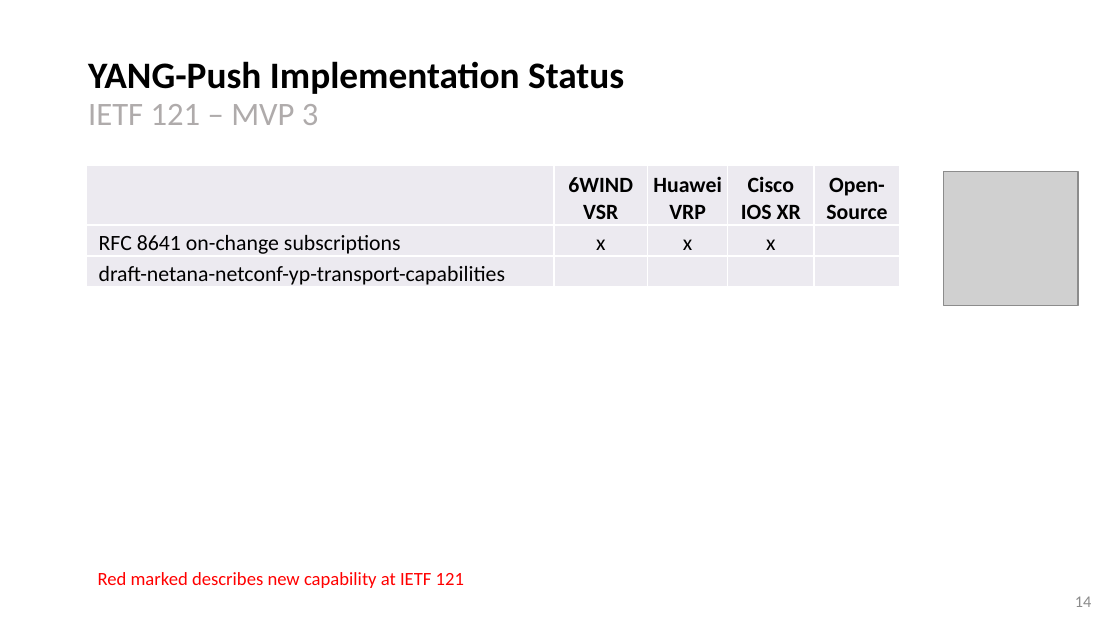
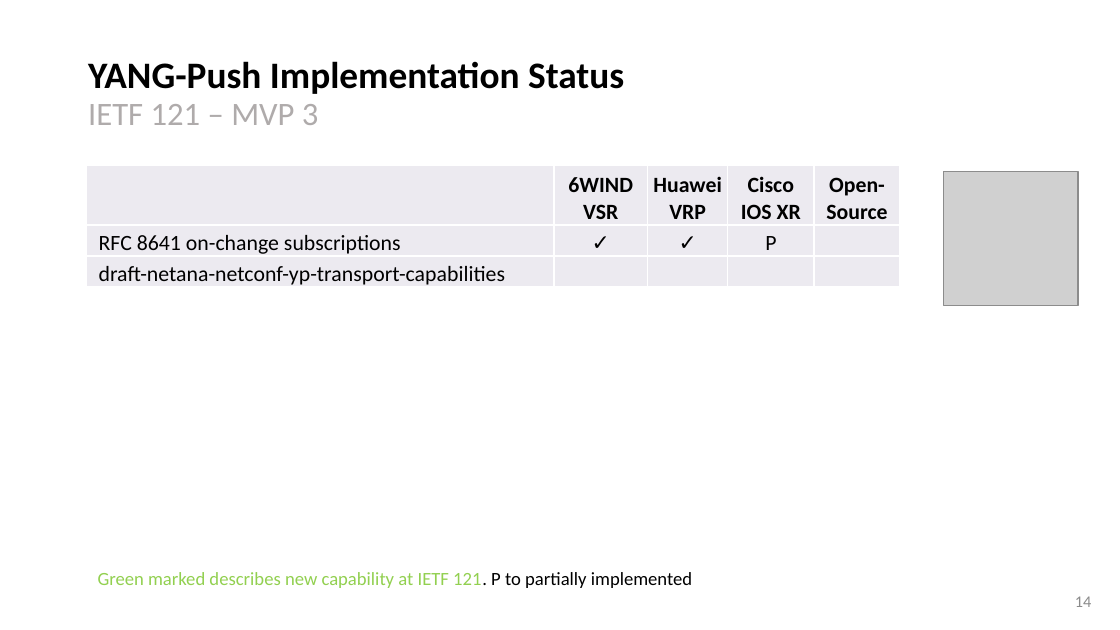
Before and after one commit to network-analytics/ietf-network-analytics-document-status, a slide deck: slide 14 of 121/Hackathon/ietf-121-hackathon-validate-yang-push-publisher.pptx. Drawn at 1120x630 pixels with LibreOffice and Linux fonts; fonts in the diff are those of the drawing; grey boxes stand for pictures. Boxes give left, top, right and bottom in pixels: in the first picture for what was removed or moved away, otherwise in the second. Text is boxed around its words. In the diff, an @@ line names an element or a change of style, - is before the commit and + after.

```diff
--- a/121/Hackathon/ietf-121-hackathon-validate-yang-push-publisher.pptx
+++ b/121/Hackathon/ietf-121-hackathon-validate-yang-push-publisher.pptx
@@ table at [86,166,900,289] @@
-row 2: RFC 8641 on-change subscriptions | x | x | x | 
+row 2: RFC 8641 on-change subscriptions | ✓ | ✓ | P | 
@@ text at [98,572,692,588]: text changed; text colour #FF0000 to #92D050 @@
-Red marked describes new capability at IETF 121
+Green marked describes new capability at IETF 121. P to partially implemented
```
Also in this commit, not shown: 4 other slides changed, 1 slide added, 1 slide removed, 3 other files.
